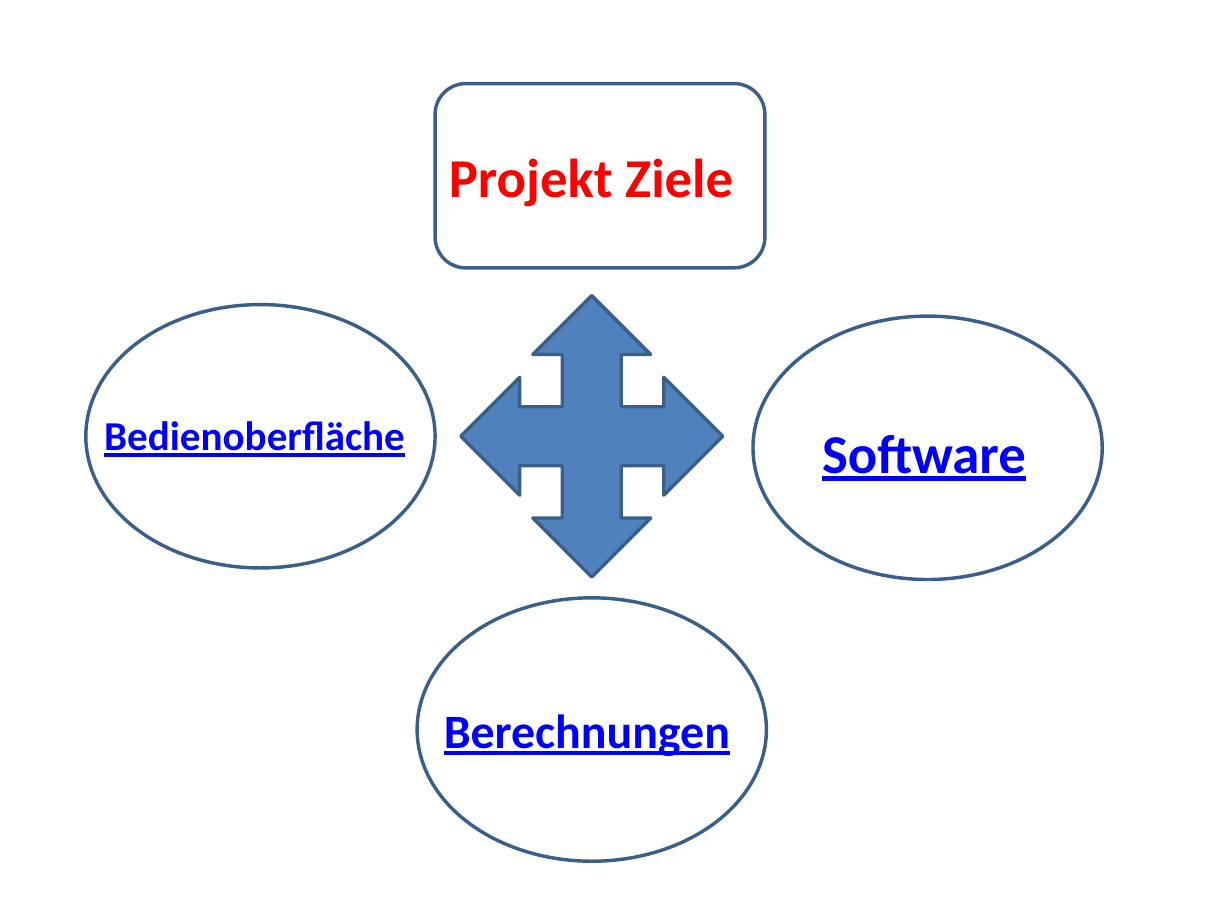
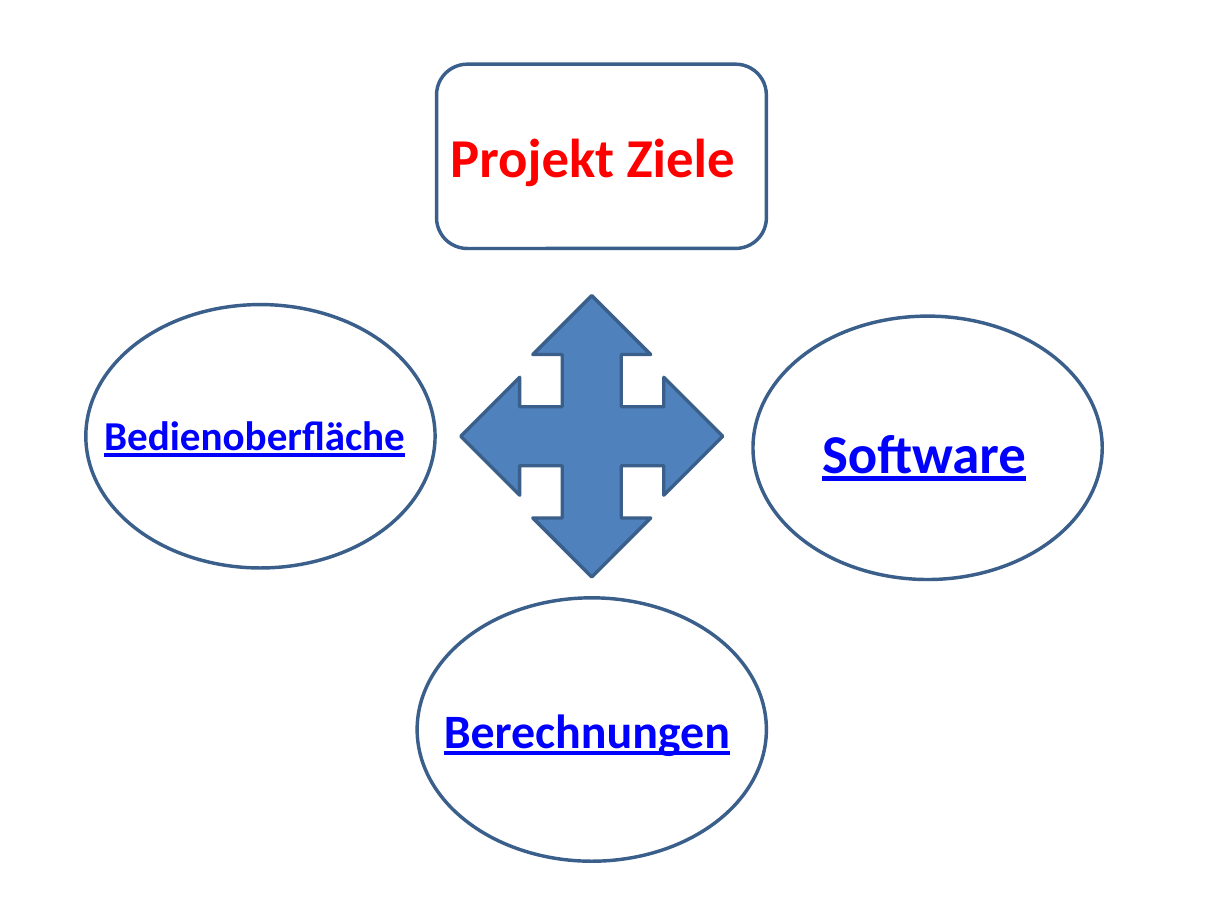
Before and after one commit to marinataborda/P2Organisation, a slide deck: slide 3 of ZwischenPresäntation.pptx. Drawn at 1232x924 pixels with LibreOffice and Linux fonts; fonts in the diff are those of the drawing. Boxes give left, top, right and bottom in pixels: in the first picture for what was removed or moved away, otherwise in the second. Text is boxed around its words. In the diff, an @@ line names an element or a change of style, - is before the commit and + after.

```diff
--- a/ZwischenPresäntation.pptx
+++ b/ZwischenPresäntation.pptx
@@ rounded rectangle: place and size @@
-rounded rectangle at (435,84,765,269)
+rounded rectangle at (436,64,766,249)
@@ text "Projekt Ziele": place and size @@
-text "Projekt Ziele" at (449,158,733,207)
+text "Projekt Ziele" at (450,138,735,187)
```
